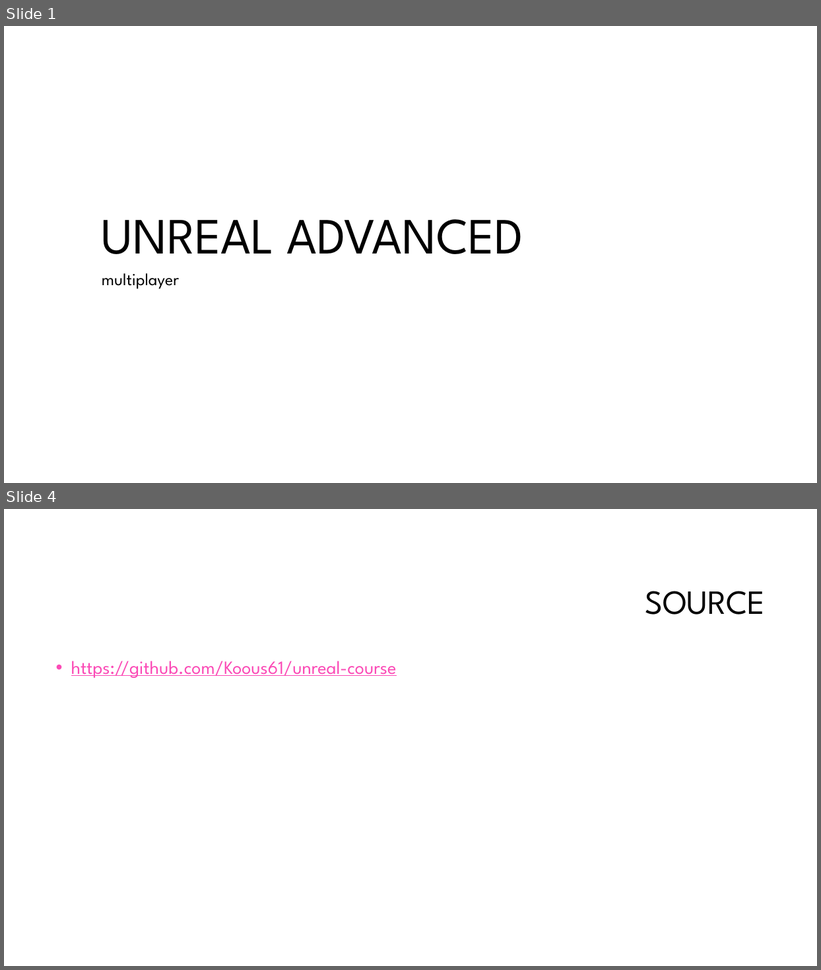
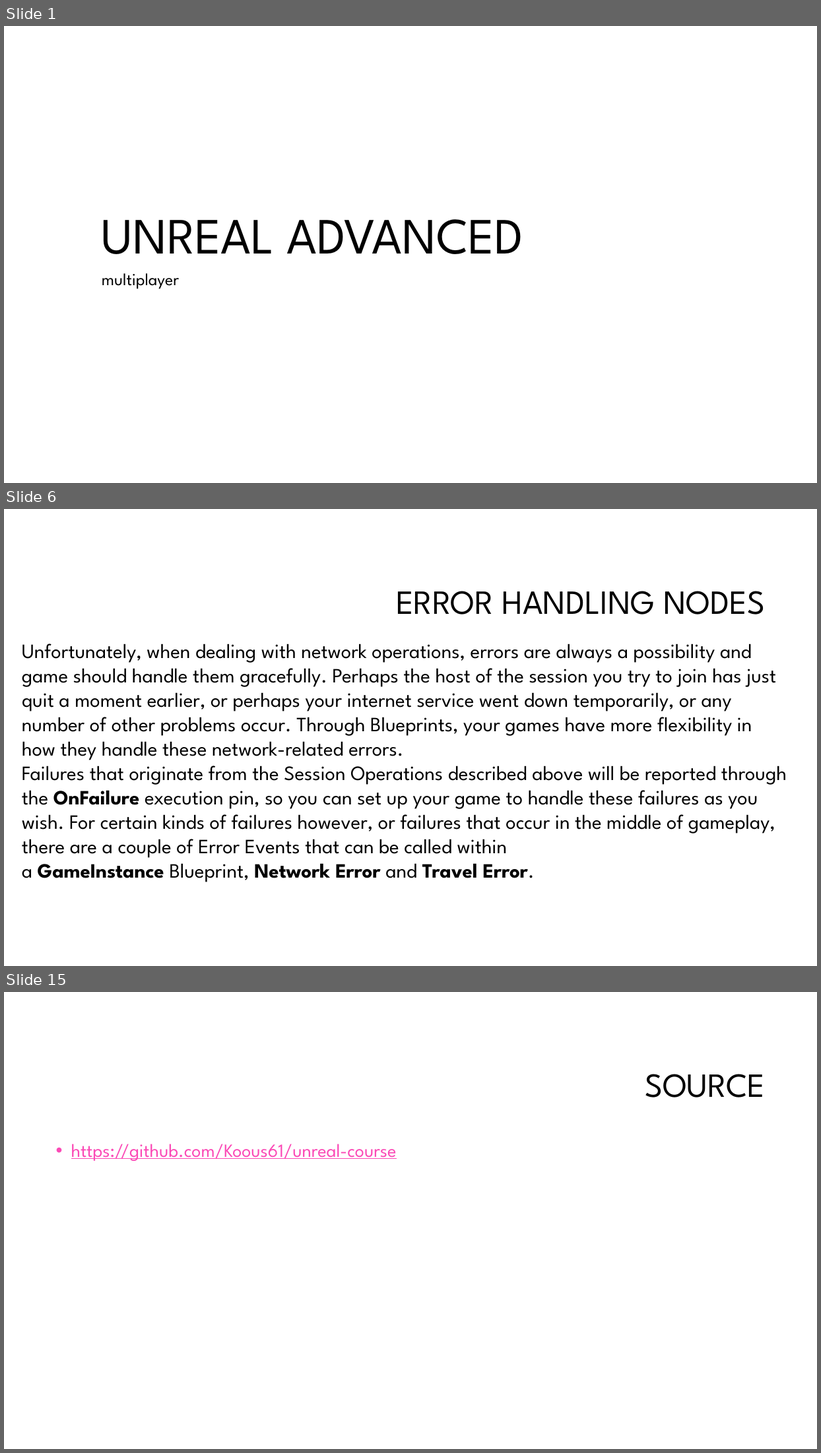
Before and after one commit to Koous61/unreal-course, a slide deck: Multiplayer[2].pptm. Shown one above the other, each under a label of ours: slides 1 and 4 before the commit, slides 1, 6 and 15 after it; the slides between them are not shown. The pictures are 821x970 and 821x1453 pixels, drawn with LibreOffice and Linux fonts; fonts in the diff are those of the drawing; background and template pictures are left out. Boxes give left, top, right and bottom in pixels: in the first picture for what was removed or moved away, otherwise in the second. Text is boxed around its words. In the diff, an @@ line names an element or a change of style, - is before the commit and + after.

```diff
--- a/Multiplayer[2].pptm
+++ b/Multiplayer[2].pptm
@@ slide 6 added at (4, 509, 817, 966), background #FFFFFF @@
@@ title added at (396, 591, 765, 615), 40 pt, text #000000 @@
+ERROR HANDLING NODES
@@ text added at (22, 644, 787, 883), 24 pt, text #000000 @@
+Unfortunately, when dealing with network operations, errors are always a possibility and game should handle them gracefully. Perhaps the host of the session you try to join has just quit a moment earlier, or perhaps your internet service went down temporarily, or any number of other problems occur. Through Blueprints, your games have more flexibility in how they handle these network-related errors.
+Failures that originate from the Session Operations described above will be reported through the OnFailure execution pin, so you can set up your game to handle these failures as you wish. For certain kinds of failures however, or failures that occur in the middle of gameplay, there are a couple of Error Events that can be called within a GameInstance Blueprint, Network Error and Travel Error.
@@ what was slide 4 is now slide 15 @@
```
Also in this commit, not shown: 1 slide changed, 11 other slides added, 1 slide removed.
